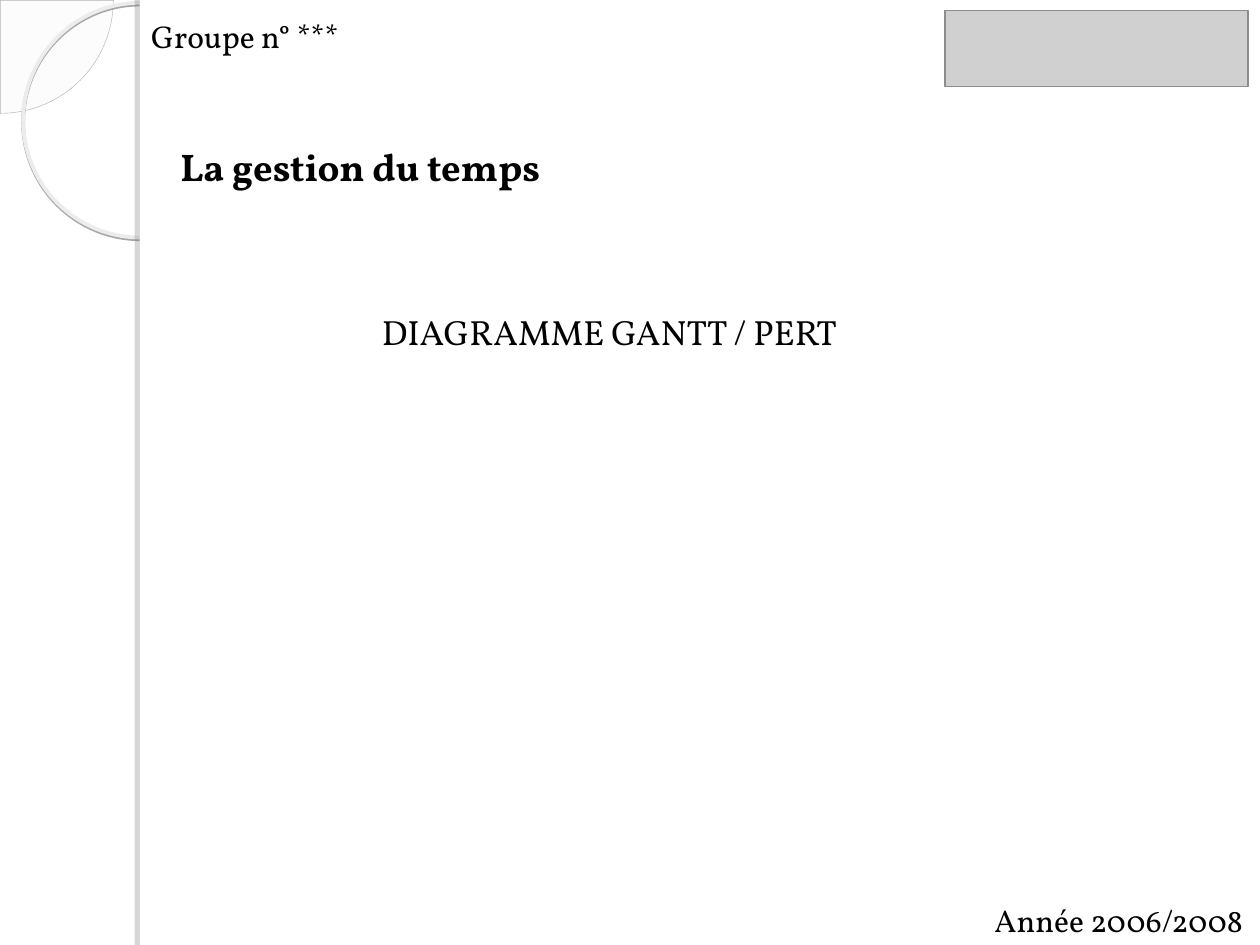
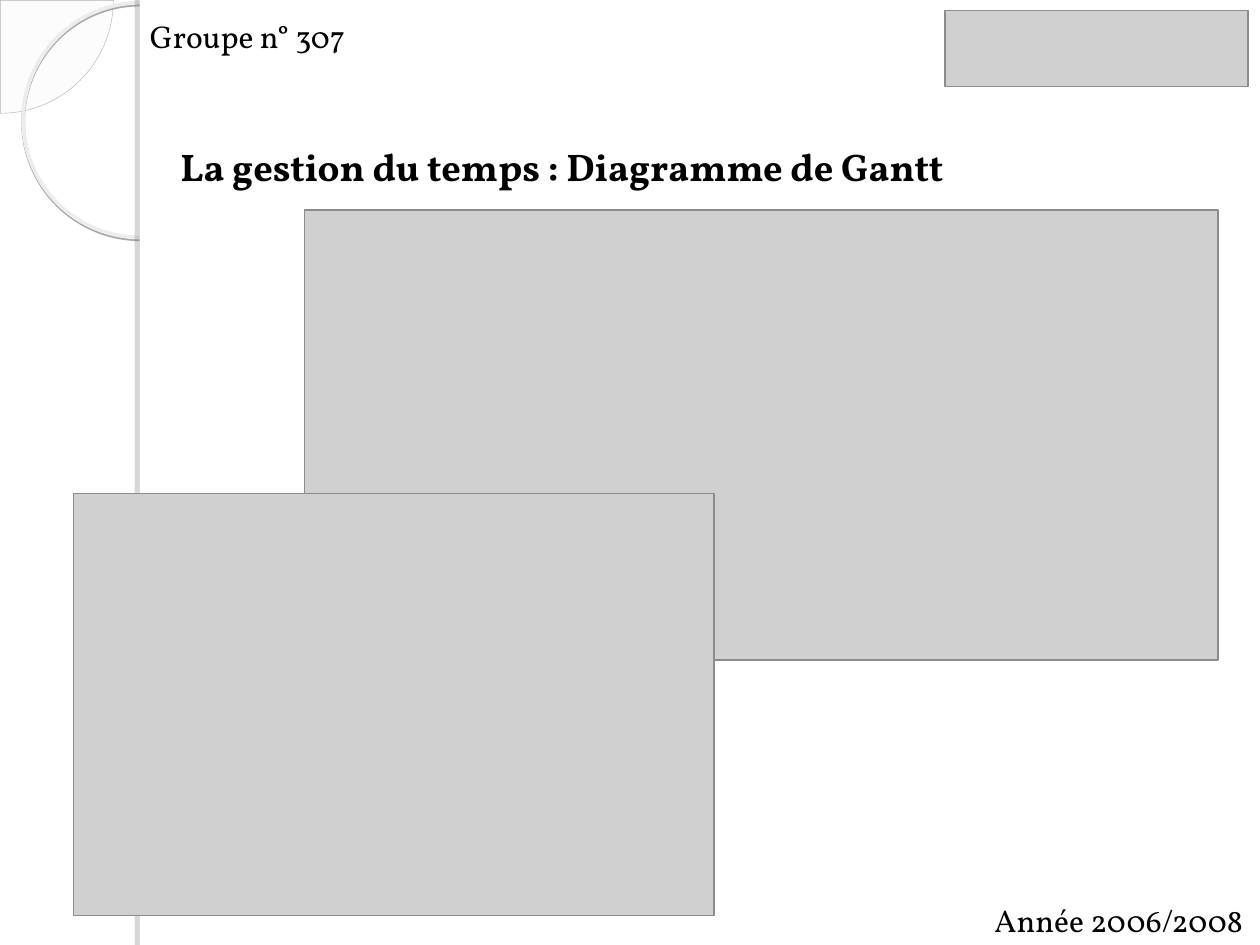
Before and after one commit to itsChris/abyss-project, a slide deck: slide 4 of ABYSS/doc/soutenance skar.ppt. Drawn at 1260x945 pixels with LibreOffice and Linux fonts; fonts in the diff are those of the drawing; grey boxes stand for pictures; background and template pictures are left out. Boxes give left, top, right and bottom in pixels: in the first picture for what was removed or moved away, otherwise in the second. Text is boxed around its words. In the diff, an @@ line names an element or a change of style, - is before the commit and + after.

```diff
--- a/ABYSS/doc/soutenance skar.ppt
+++ b/ABYSS/doc/soutenance skar.ppt
@@ text at (150,26,345,56): text changed @@
-Groupe n° ***
+Groupe n° 307
@@ text at (180,153,943,191): text changed @@
-La gestion du temps
+La gestion du temps : Diagramme de Gantt
@@ picture added at (305,210,1218,660) @@
@@ text removed at (382,321,836,346) @@
-DIAGRAMME GANTT / PERT
@@ picture added at (73,494,713,916) @@
```
Also in this commit, not shown: 6 other slides changed, 2 slides added, 6 slides removed, 4 other files.
